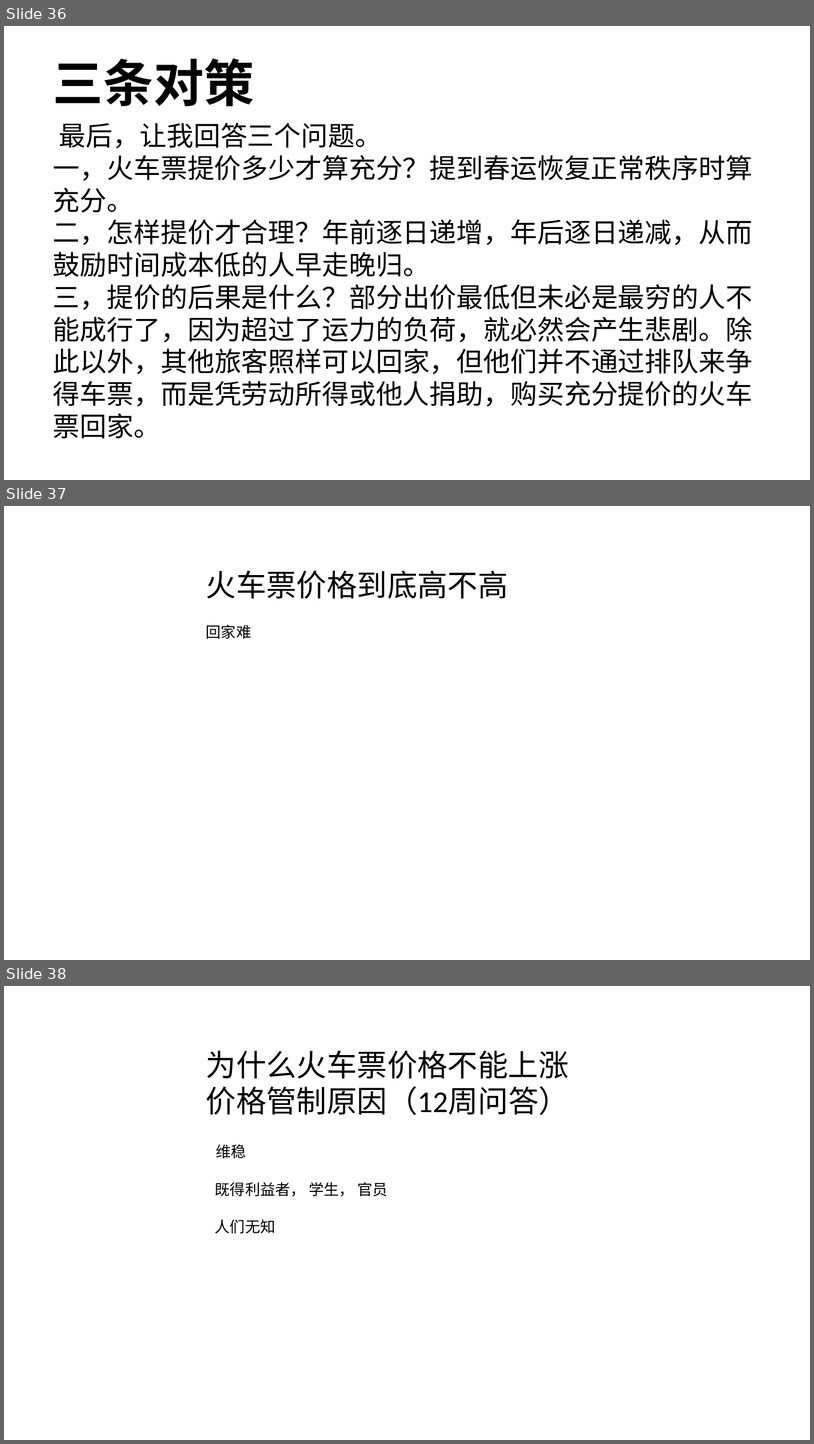
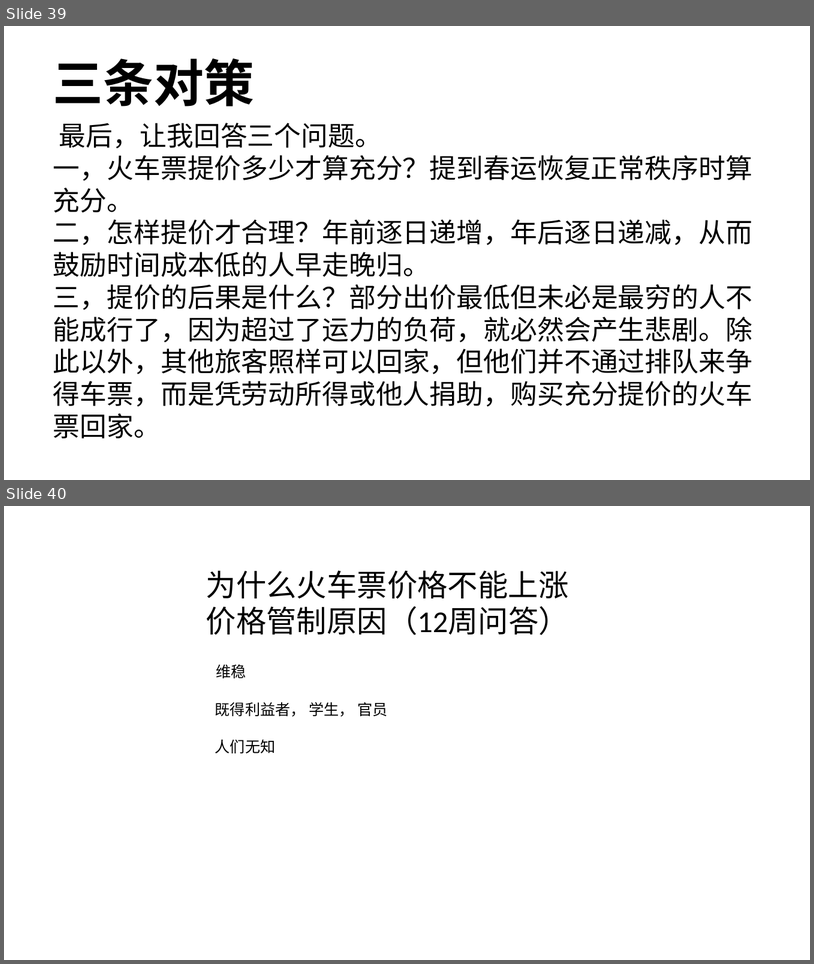
Before and after one commit to FredJiangFei/MyDocuments, a slide deck: 火车票/火车票.pptx. Shown one above the other, each under a label of ours: slides 36, 37 and 38 before the commit, slides 39 and 40 after it. The pictures are 814x1444 and 814x964 pixels, drawn with LibreOffice and Linux fonts; fonts in the diff are those of the drawing. Boxes give left, top, right and bottom in pixels: in the first picture for what was removed or moved away, otherwise in the second. Text is boxed around its words. In the diff, an @@ line names an element or a change of style, - is before the commit and + after.

Commit message:
火车票

```diff
--- a/火车票/火车票.pptx
+++ b/火车票/火车票.pptx
@@ slide 37 removed at [4, 506, 810, 960], background #FFFFFF @@
@@ text removed at [206, 570, 509, 598] @@
-火车票价格到底高不高
@@ text removed at [206, 624, 252, 639] @@
-回家难
@@ what was slide 36 is now slide 39 @@
@@ what was slide 38 is now slide 40 @@
```
Also in this commit, not shown: 9 slides changed, 3 slides added, 5 other slides removed, 3 other files.
